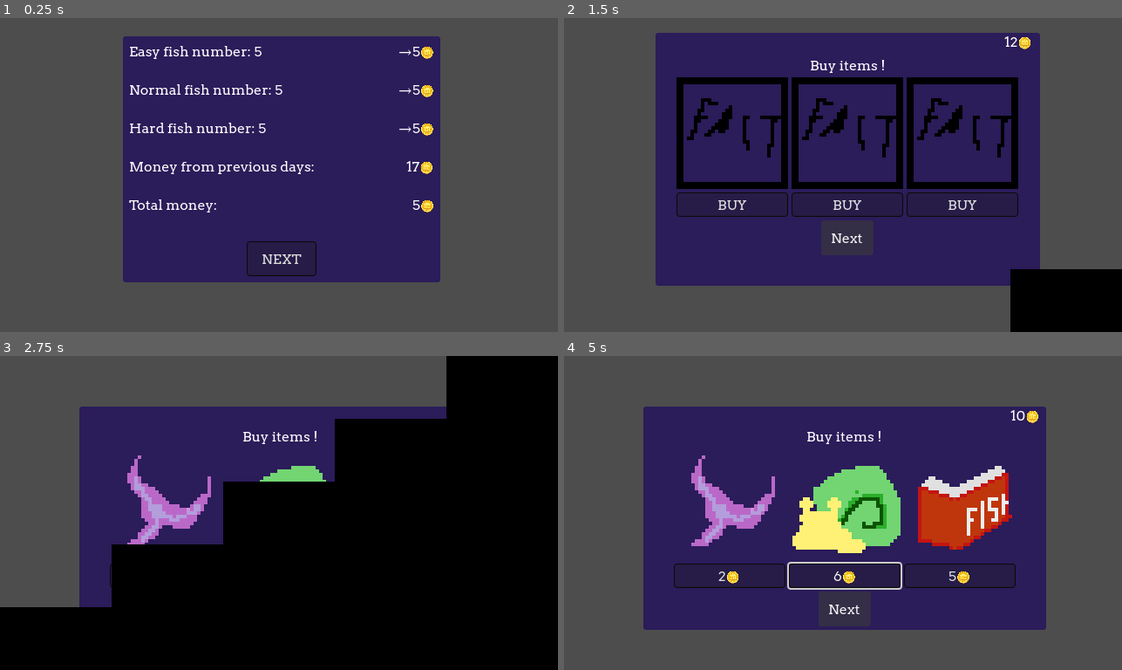
Above: before the commit, frames 1-4 (two rows, left to right).
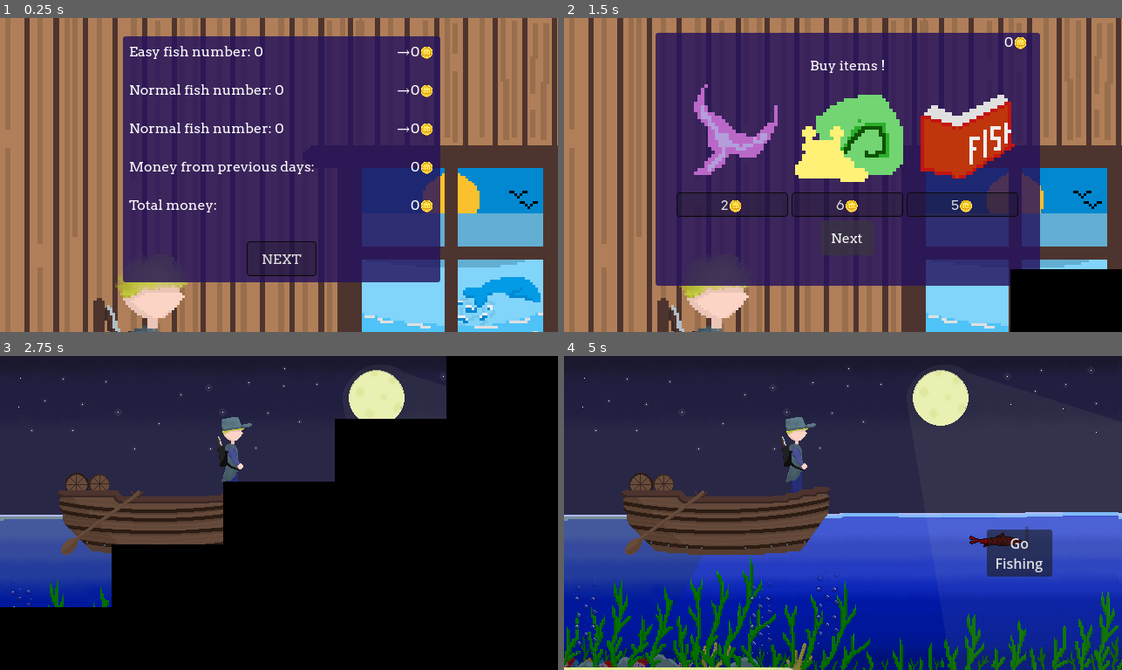
Above: after the commit, the same moments.

Repository: Timeo21/OGJ-8
Game: Godot game, scene res://scenes/shop.tscn
Two runs of this game, one before a commit and one after it. Both use one fixed random seed, a clock stepped at 60 frames per second and the inputs below. This scene is started directly instead of the project's main scene. The engine's default icon, where the game draws it, is replaced by a stand-in: a white triangle on a blue panel in a dark square. Sound files missing from this copy of the repository are replaced by a short silence.
Inputs:
- Up to frame 1 (0.25 s): no input
- Up to frame 2 (1.5 s): click "NEXT" at 0.5 s; click "Next" at 1.25 s
- Up to frame 3 (2.75 s): click "Next" at 2 s
- Up to frame 4 (5 s): click "Next" (after the commit: "Go Fishing") at 2.75 s; click "Next" (after the commit: "Go Fishing") at 3.5 s; hold D (right) from 4.28 s (still down)

The runs differ from the first frame. In frame 1, 57% of the frame differs, in the area x 0-100%, y 0-100%; in frame 2, 57%; in frame 3, 31%; in frame 4, 83%.
Error after the commit: Invalid assignment of property or key 'text' with value of type 'String' on a base object of type 'null instance'. (res://scripts/main.gd:54)

Commit message:
add transition main to shop and back

Diff:
--- a/scenes/fish_normal.tscn
+++ b/scenes/fish_normal.tscn
@@ -69,6 +69,7 @@
 speed_angular = 50.0
 speed = 100.0
 decay_speed = -1.0
+fish_type = 1
 
 [node name="CollisionShape2D" parent="Area2D" parent_id_path=PackedInt32Array(1660325061) index="0" unique_id=25789937]
 position = Vector2(3, 1)
--- a/scenes/hard_fish.tscn
+++ b/scenes/hard_fish.tscn
@@ -183,6 +183,7 @@
 
 [node name="HardFish" type="Node2D" unique_id=900989302]
 script = ExtResource("1_i7ut7")
+fish_type = 2
 
 [node name="Area2D" type="Area2D" parent="." unique_id=604067125]
 collision_layer = 0
--- a/scenes/item_overlay.tscn
+++ b/scenes/item_overlay.tscn
@@ -23,10 +23,3 @@
 
 [node name="HBoxContainer" type="HBoxContainer" parent="MarginContainer" unique_id=1994198584]
 layout_mode = 2
-
-[node name="Timer" type="Timer" parent="." unique_id=1017257234]
-wait_time = 0.1
-one_shot = true
-autostart = true
-
-[connection signal="timeout" from="Timer" to="." method="_on_timer_timeout"]
--- a/scenes/main.tscn
+++ b/scenes/main.tscn
@@ -3,6 +3,7 @@
 [ext_resource type="Script" uid="uid://b2uoh7rwwhg1" path="res://scripts/camera_2d.gd" id="1_o5qli"]
 [ext_resource type="Texture2D" uid="uid://vvxuluj886re" path="res://assets/decorations/big_background.png" id="1_o6xl0"]
 [ext_resource type="Script" uid="uid://bpr16eerg5ei7" path="res://scripts/main.gd" id="1_trceg"]
+[ext_resource type="PackedScene" uid="uid://3n24msgoysxt" path="res://scenes/item_overlay.tscn" id="2_a8y0u"]
 [ext_resource type="Texture2D" uid="uid://c0u40vkadh478" path="res://assets/decorations/boat.png" id="2_o6xl0"]
 [ext_resource type="SpriteFrames" uid="uid://b1c65icbodgvh" path="res://assets/fisherman_throw_line.tres" id="2_ya4ey"]
 [ext_resource type="Script" uid="uid://dobt22ok04tf3" path="res://scripts/fisherman.gd" id="3_eb6dy"]
@@ -75,6 +76,7 @@
 
 [node name="Main" type="Node" unique_id=2076612375]
 script = ExtResource("1_trceg")
+time = 38.355
 
 [node name="UI" type="CanvasLayer" parent="." unique_id=1388712454]
 
@@ -103,12 +105,6 @@
 text = "Go
 Fishing"
 
-[node name="MoneyLabel" type="Label" parent="UI/Menu UI" unique_id=1941556402]
-layout_mode = 0
-offset_right = 40.0
-offset_bottom = 23.0
-text = "Money:"
-
 [node name="Game UI" type="Control" parent="UI" unique_id=57630753]
 visible = false
 layout_mode = 3
@@ -129,6 +125,22 @@
 grow_horizontal = 0
 text = "Time Left : 6:07"
 label_settings = SubResource("LabelSettings_trceg")
+
+[node name="PersistentUI" type="Control" parent="UI" unique_id=972850017]
+layout_mode = 3
+anchors_preset = 15
+anchor_right = 1.0
+anchor_bottom = 1.0
+grow_horizontal = 2
+grow_vertical = 2
+
+[node name="ItemOverlay" parent="UI/PersistentUI" unique_id=1326312432 instance=ExtResource("2_a8y0u")]
+layout_mode = 1
+anchors_preset = 0
+anchor_right = 0.0
+anchor_bottom = 0.0
+grow_horizontal = 1
+grow_vertical = 1
 
 [node name="Visuals" type="Node" parent="." unique_id=505781156]
 
@@ -193,15 +205,12 @@
 
 [node name="FishNormal" parent="Gameplay" unique_id=2065414123 instance=ExtResource("6_o6xl0")]
 position = Vector2(817, 328)
-value = 3
 
 [node name="FishEasy" parent="Gameplay" unique_id=649289354 instance=ExtResource("7_tipki")]
 position = Vector2(542, 399)
-value = 2
 
 [node name="HardFish" parent="Gameplay" unique_id=900989302 instance=ExtResource("8_tipki")]
 position = Vector2(778, 467)
-value = 4
 
 [node name="Markers" type="Node" parent="Gameplay" unique_id=555657206]
 
--- a/scenes/shop.tscn
+++ b/scenes/shop.tscn
@@ -3,10 +3,15 @@
 [ext_resource type="Script" uid="uid://b2rcxd26qte3" path="res://scripts/shop.gd" id="1_1l46r"]
 [ext_resource type="Theme" uid="uid://be471ov2oduy2" path="res://ressources/main_theme.tres" id="1_2fc2m"]
 [ext_resource type="PackedScene" uid="uid://cr0l7sl7l4gtu" path="res://scenes/day_summary_panel.tscn" id="1_lx5au"]
-[ext_resource type="Texture2D" uid="uid://dsmn2qbkoicpk" path="res://assets/decorations/background.png" id="2_032fp"]
 [ext_resource type="PackedScene" uid="uid://dot5nw3cee6xr" path="res://scenes/buy_panel.tscn" id="2_xfvoa"]
+[ext_resource type="Texture2D" uid="uid://d3x2qthwwq1fi" path="res://assets/Maison.png" id="3_2fc2m"]
+[ext_resource type="PackedScene" uid="uid://3n24msgoysxt" path="res://scenes/item_overlay.tscn" id="3_8r1wq"]
 
-[node name="Shop" type="Control" unique_id=1618240600]
+[sub_resource type="AtlasTexture" id="AtlasTexture_8r1wq"]
+atlas = ExtResource("3_2fc2m")
+region = Rect2(170, 79, 309, 188)
+
+[node name="Shop" type="Control" unique_id=1618240600 node_paths=PackedStringArray("buy_panel", "day_summary_panel")]
 layout_mode = 3
 anchors_preset = 15
 anchor_right = 1.0
@@ -16,15 +21,27 @@
 size_flags_horizontal = 8
 theme = ExtResource("1_2fc2m")
 script = ExtResource("1_1l46r")
+buy_panel = NodePath("BuyPanel")
+day_summary_panel = NodePath("DaySummaryPanel")
 
 [node name="TextureRect" type="TextureRect" parent="." unique_id=108755388]
 layout_mode = 1
 anchors_preset = 15
 anchor_right = 1.0
 anchor_bottom = 1.0
+offset_right = 309.0
+offset_bottom = 188.0
 grow_horizontal = 2
 grow_vertical = 2
-texture = ExtResource("2_032fp")
+texture = SubResource("AtlasTexture_8r1wq")
+
+[node name="ItemOverlay" parent="." unique_id=1326312432 instance=ExtResource("3_8r1wq")]
+layout_mode = 1
+anchors_preset = 0
+anchor_right = 0.0
+anchor_bottom = 0.0
+grow_horizontal = 1
+grow_vertical = 1
 
 [node name="DaySummaryPanel" parent="." unique_id=73380075 instance=ExtResource("1_lx5au")]
 layout_mode = 1
--- a/scripts/day_summary.gd
+++ b/scripts/day_summary.gd
@@ -31,3 +31,10 @@
 		normal_fish_number,
 		hard_fish_number + 1
 	)
+
+func increment_specific(type: Utils.FishType) -> DaySummary:
+	if type == Utils.FishType.EASY:
+		return increment_easy()
+	if type == Utils.FishType.NORMAL:
+		return increment_normal()
+	return increment_hard()
--- a/scripts/day_summary_panel.gd
+++ b/scripts/day_summary_panel.gd
@@ -30,8 +30,9 @@
 
 	bank_money.text = "%d🪙" % GameState.bank_money
 
-	var tot := v1+v2+v3
+	var tot := v1+v2+v3+GameState.bank_money
 	total_money.text = "%d🪙" % tot
+	GameState.bank_money = tot
 
 
 func _on_button_pressed() -> void:
--- a/scripts/fish.gd
+++ b/scripts/fish.gd
@@ -10,11 +10,9 @@
 
 @export var capture_speed:float = 0.1
 @export var decay_speed:float = -0.075
-@export var value:int = 1
+@export var fish_type: Utils.FishType
 
 var capture_progress:float
-
-signal on_captured
 
 
 func _ready() -> void:
@@ -51,6 +49,7 @@
 		dir = (dir.normalized() + Vector2.DOWN).normalized()
 
 func capture() -> void:
-	SignalBus.fish_caugth.emit(value)
+	print("fish emitting capture")
+	SignalBus.fish_caugth.emit(fish_type)
 	queue_free()
 	pass
--- a/scripts/item_overlay.gd
+++ b/scripts/item_overlay.gd
@@ -3,8 +3,9 @@
 @export var item_container_scene: PackedScene
 @export var item_stacker: HBoxContainer
 
-func _init() -> void:
+func _ready() -> void:
 	SignalBus.items_updated.connect(load_overlay)
+	load_overlay()
 
 func load_overlay() -> void:
 	for n in item_stacker.get_children():
@@ -17,7 +18,3 @@
 		var new_container: ItemContainer = item_container_scene.instantiate() as ItemContainer
 		item_stacker.add_child(new_container)
 		new_container.get_texture().texture = game_item.image
-
-
-func _on_timer_timeout() -> void:
-	load_overlay()
--- a/scripts/main.gd
+++ b/scripts/main.gd
@@ -8,15 +8,13 @@
 @onready var game_ui: Control = $"UI/Game UI"
 
 var time_left: float
-var time: float = 40
+@export var time: float = 40
 var fishing: bool = false
 
 # Called when the node enters the scene tree for the first time.
 func _ready() -> void:
 	camera_2d.on_reach_game_pos.connect(func(): start_timer())
 	camera_2d.on_reach_menu_pos.connect(func(): open_summary())
-	SignalBus.fish_caugth.connect(_on_fish_caugth)
-	pass # Replace with function body.
 
 
 # Called every frame. 'delta' is the elapsed time since the previous frame.
@@ -33,8 +31,7 @@
 	pass
 
 func open_summary() -> void:
-	_on_back_to_menu()
-	pass
+	TransitionPlayer.change_scene("res://scenes/shop.tscn")
 
 func _on_back_to_menu() -> void:
 	menu_ui.visible = true
@@ -50,9 +47,6 @@
 	fishing = true
 	time_left = time
 
-func _on_fish_caugth(money: int):
-	GameState.bank_money += money
-
 func days_end() -> void:
 	fishing = false
 
--- a/scripts/shop.gd
+++ b/scripts/shop.gd
@@ -1,12 +1,18 @@
 extends Control
 
+@export var buy_panel: BuyPanel
+@export var day_summary_panel: DaySummaryPanel
+
 func _ready() -> void:
-	$BuyPanel.hide()
-	$DaySummaryPanel.show()
+	buy_panel.hide()
+	day_summary_panel.display_day_summary(GameState.summary)
+	GameState.summary = DaySummary.new(0, 0, 0)
+	day_summary_panel.show()
 
 func _on_day_summary_panel_day_summary_next() -> void:
-	$DaySummaryPanel.hide()
-	$BuyPanel.show()
+	day_summary_panel.hide()
+	buy_panel.setup_shop()
+	buy_panel.show()
 
 func _on_buy_panel_buy_panel_next() -> void:
-	TransitionPlayer.change_scene("res://scenes/tester.tscn")
+	TransitionPlayer.change_scene("res://scenes/main.tscn")
--- a/scripts/singletons/game_state.gd
+++ b/scripts/singletons/game_state.gd
@@ -2,8 +2,16 @@
 
 var owned_items: Array[Utils.ItemId] = []
 var bank_money: int = 0
+var summary: DaySummary = DaySummary.new(0, 0, 0)
 @onready var item_pool: Array[Utils.ItemId] = load_item_pool()
 @onready var item_db: Dictionary[Utils.ItemId, GameItem] = load_resources_indexed_by_property("res://ressources/items/")
+
+func _ready() -> void:
+	SignalBus.fish_caugth.connect(update_summary)
+
+func update_summary(type: Utils.FishType) -> void:
+	print("summary listening to capture")
+	summary = summary.increment_specific(type)
 
 func load_item_pool() -> Array[Utils.ItemId]:
 	var pool: Array[Utils.ItemId] = []
--- a/scripts/singletons/music_manager.gd
+++ b/scripts/singletons/music_manager.gd
@@ -6,7 +6,7 @@
 func _on_audio_stream_player_finished() -> void:
 	audio_player.play(21.883)
 
-func _init() -> void:
+func _ready() -> void:
 	SignalBus.button_clicked.connect(play_click)
 
 func play_click() -> void:
--- a/scripts/singletons/signal_bus.gd
+++ b/scripts/singletons/signal_bus.gd
@@ -2,5 +2,5 @@
 
 signal items_updated
 
-signal fish_caugth(value)
+signal fish_caugth(type: Utils.FishType)
 signal button_clicked
Not shown: 1 places in scenes/hard_fish.tscn that only renumber resources
